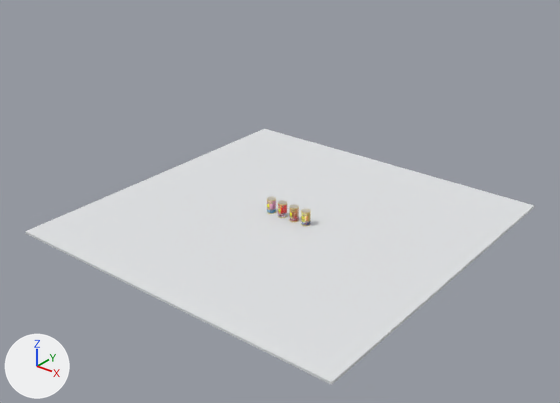
The Blender file models/gjh-abalone-cans/sources/gjh-abalone-cans.blend, before and after one commit.
One viewpoint serves both versions: a 50 mm lens placed at (3.53, -4.52, 2.93), pointed at (0.08, -0.21, 0.25). Every picture has the same lights, and +X, +Y and +Z are marked at lower left. The first picture is the older version.

Objects in the first picture: 'Floor' and 4 more.
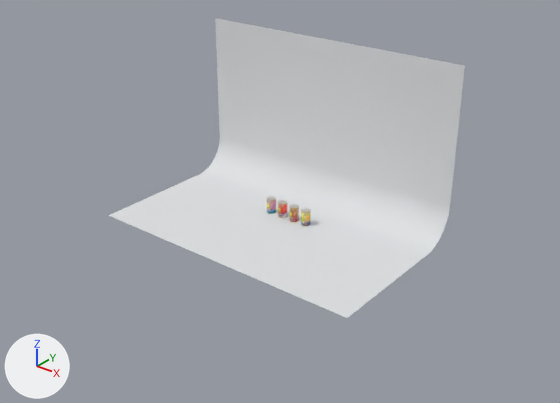
Location of each change, [x1, y1, x2, y2] in pixels of the pictures (560 x 403 px):
'Floor', deleted: before [25, 129, 534, 385]
'Cyclorama', added: after [108, 18, 465, 318]

Diff of the bpy script that builds the scene:
```diff
--- a/models/gjh-abalone-cans/sources/gjh-abalone-cans.blend.py
+++ b/models/gjh-abalone-cans/sources/gjh-abalone-cans.blend.py
@@ mat_studio_cyclorama @@
+mat_studio_cyclorama = principled_material('Studio cyclorama')
+mat_studio_cyclorama.base_color = (0.73, 0.745, 0.761)  # light grey #dee0e2
+mat_studio_cyclorama.roughness = 0.92
@@ me_cyclorama @@
+me_cyclorama.from_pydata(...)  # 30 vertices, 14 faces; spans x -1.2..1.2, y -0.9..0.48, z 0.0..1.4
+me_cyclorama.polygons.foreach_set('use_smooth', [True] * 14)
+me_cyclorama.materials.append(mat_studio_cyclorama)  # light grey #dee0e2
@@ ob_floor @@
-ob_floor = bpy.data.objects.new('Floor', me_floor)
-ob_floor.parent = ob_studio
-ob_floor.location = (0.0, 0.0, 0.0)
@@ ob_cyclorama @@
+ob_cyclorama = bpy.data.objects.new('Cyclorama', me_cyclorama)
+ob_cyclorama.parent = ob_studio
+ob_cyclorama.location = (0.0, 0.0, 0.0)
```
